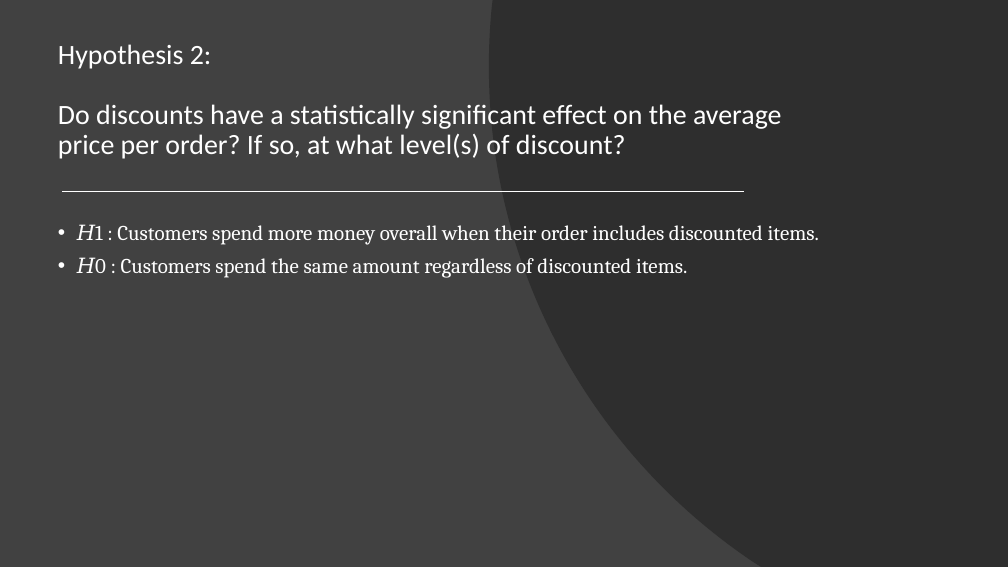
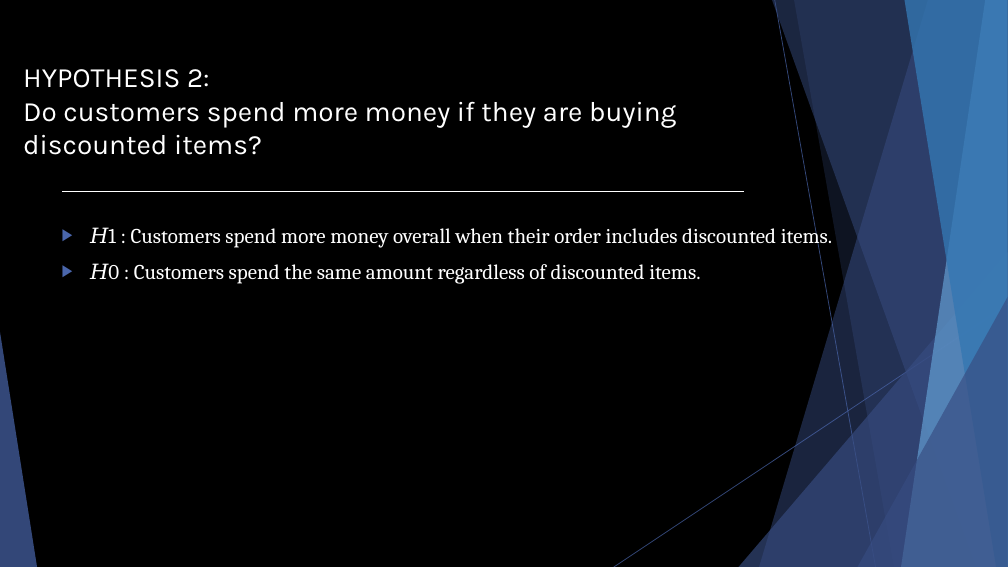
Before and after one commit to jirvingphd/dsc-2-final-project-online-ds-ft-021119, a slide deck: slide 6 of Northwind Sales Analysis + Recommendations.pptx. Drawn at 1008x567 pixels with LibreOffice and Linux fonts; fonts in the diff are those of the drawing. Boxes give left, top, right and bottom in pixels: in the first picture for what was removed or moved away, otherwise in the second. Text is boxed around its words. In the diff, an @@ line names an element or a change of style, - is before the commit and + after.

```diff
--- a/Northwind Sales Analysis + Recommendations.pptx
+++ b/Northwind Sales Analysis + Recommendations.pptx
@@ background #414141 to #000000 @@
@@ freeform shape removed at (489, 0, 1008, 567) @@
@@ title at (23, 69, 676, 155): text changed; font Calibri to Karla @@
-Hypothesis 2:
-Do discounts have a statistically significant effect on the average price per order? If so, at what level(s) of discount?
+HYPOTHESIS 2:
+Do customers spend more money if they are buying discounted items?
@@ text "𝐻1 : Customers spend more ..." at (131, 223, 832, 284): bullet • to ▶; line spacing 0.9 to 1 @@
@@ group added at (0, 0, 1008, 567): 5 freeform shapes, 3 triangles, 2 lines @@
```
Also in this commit, not shown: 6 other slides changed, 5 slides added, 6 slides removed, 54 other files.
